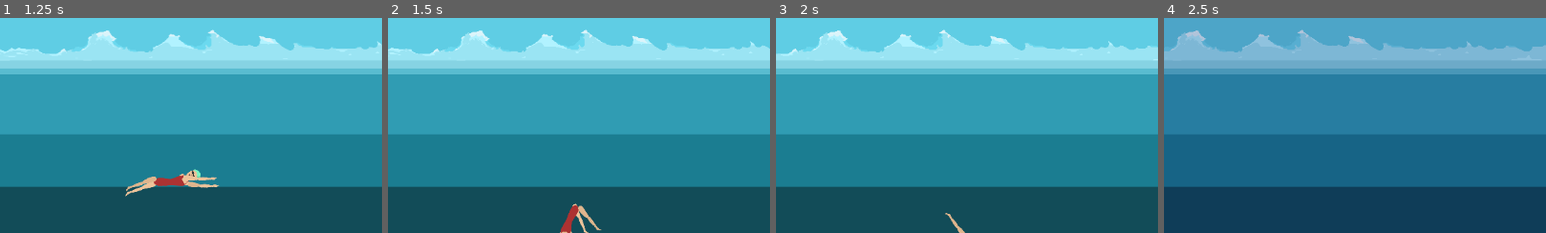
Above: before the commit, frames 1-4 (left to right).
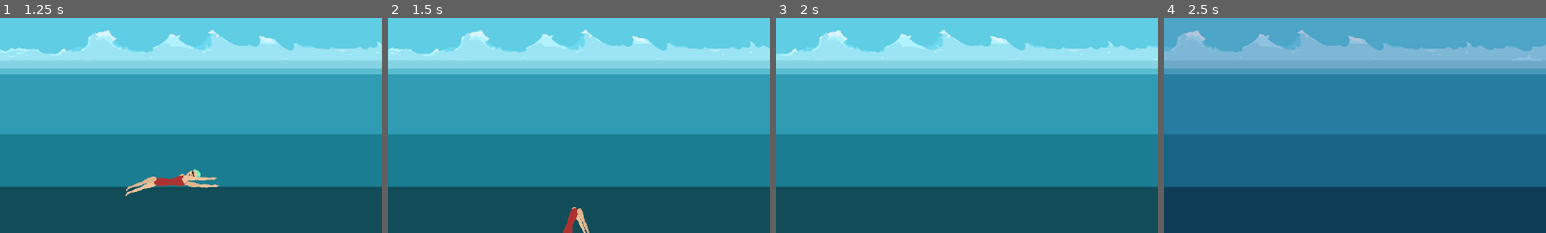
Above: after the commit, the same moments.

Repository: acnolan/Pixel-Game-Jam-2024
Game: Godot game, scene res://scenes/menu/start_screen.tscn
Two runs of this game, one before a commit and one after it. Both use one fixed random seed, a clock stepped at 60 frames per second and the inputs below.
Inputs:
- Up to frame 1 (1.25 s): click "Play" at 0.5 s
- Up to frame 2 (1.5 s): hold W from 1.28 s (still down); tap I at 1.35 s
- Up to frame 3 (2 s): keep holding W; tap M at 1.55 s
- Up to frame 4 (2.5 s): release W at 2.03 s; hold S from 2.03 s (still down); tap M at 2.1 s; tap I at 2.3 s
The pictures show only the part of the screen within x 28-78%, y 50-100%; the shares and areas given below are measured in that part.

Frame 1 is identical in both runs. In frame 2, 0.5% of the frame differs, in the area x 45-56%, y 86-100%; in frame 3, 0.1%; in frame 4, nothing differs.

Commit message:
yay psuhing commits

Diff:
--- a/scenes/player/swimmer.tscn
+++ b/scenes/player/swimmer.tscn
@@ -140,7 +140,7 @@
 
 
 func _process(delta):
-	if Input.is_key_label_pressed(KEY_I):
+	if Input.is_action_just_pressed(\"KEY_I\"):
 		apply_central_impulse(Vector2(0,-30))
 		apply_torque(-80)
 "
@@ -160,7 +160,7 @@
 
 # Called every frame. 'delta' is the elapsed time since the previous frame.
 func _process(delta):
-	if Input.is_key_label_pressed(KEY_M):
+	if Input.is_action_just_pressed(\"KEY_M\"):
 		apply_central_impulse(Vector2(0,-30))
 		apply_torque(-80)
 "
@@ -178,7 +178,7 @@
 # Called every frame. 'delta' is the elapsed time since the previous frame.
 #old values Vector2(200,100), Vector2(0, 16)
 func _process(delta):
-	if Input.is_key_label_pressed(KEY_W):
+	if Input.is_action_just_pressed(\"KEY_W\"):
 		apply_impulse(Vector2(0,-50))
 		apply_torque(80)
 "
@@ -195,7 +195,7 @@
 
 # Called every frame. 'delta' is the elapsed time since the previous frame.
 func _process(delta):
-	if Input.is_key_label_pressed(KEY_S):
+	if Input.is_action_just_pressed(\"KEY_S\"):
 		apply_impulse(Vector2(0,-50))
 		apply_torque(80)
 "
